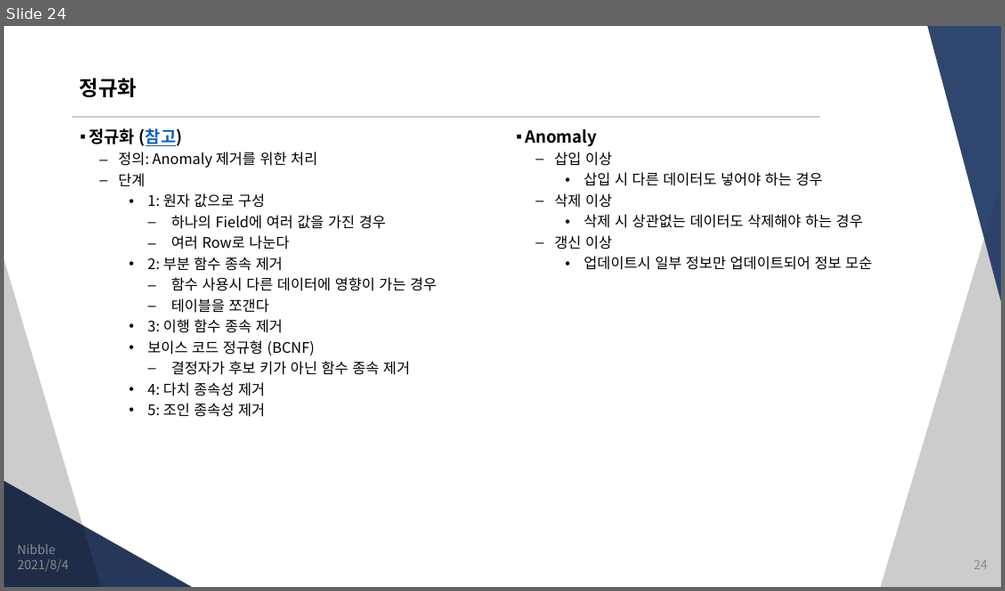
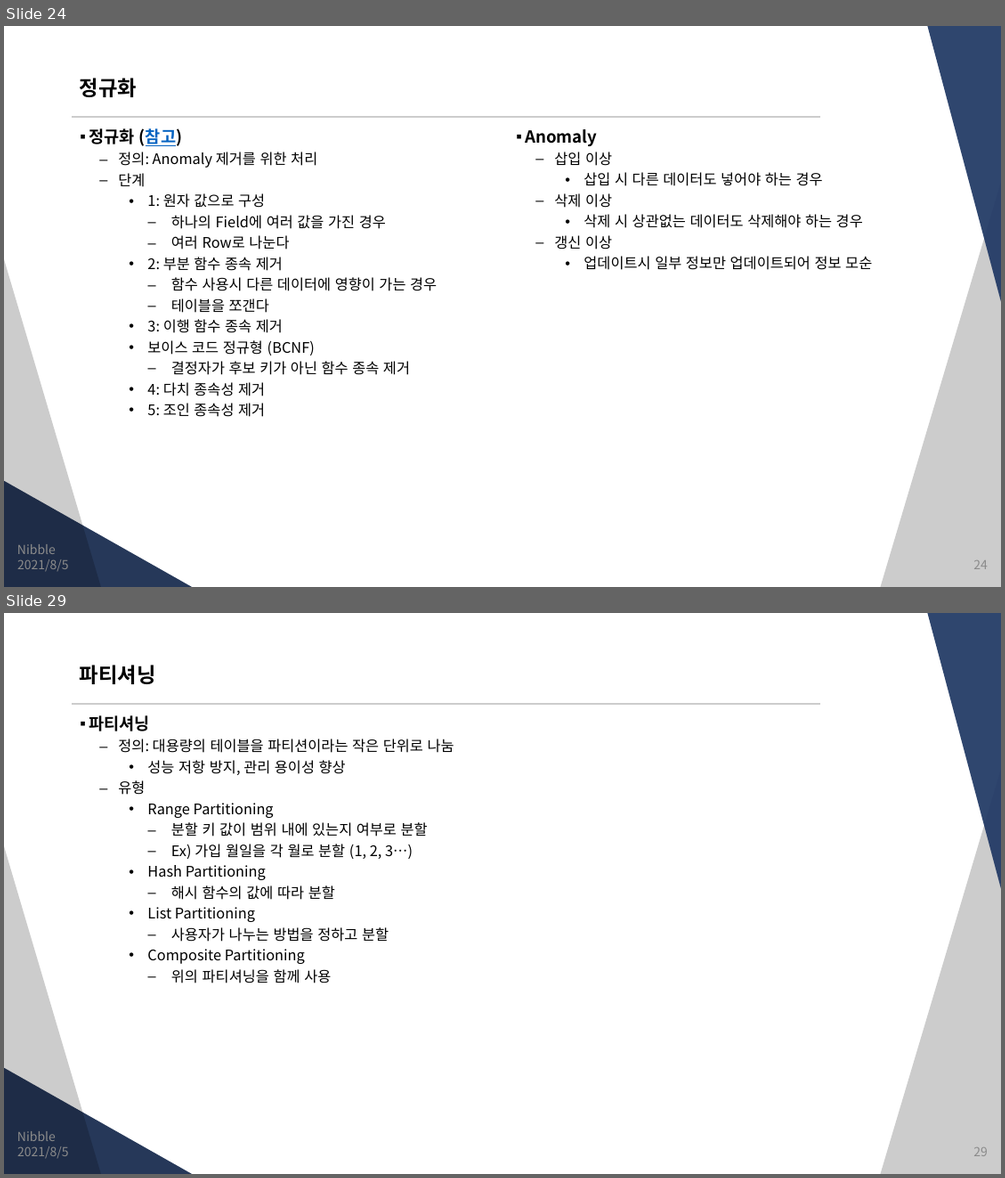
Before and after one commit to JungSangHyeon/2021-TIL, a slide deck: 정보처리기사/3. DB 구축.pptx. Shown one above the other, each under a label of ours: slide 24 before the commit, slides 24 and 29 after it; the slides between them are not shown. The pictures are 1005x591 and 1005x1178 pixels, drawn with LibreOffice and Linux fonts; fonts in the diff are those of the drawing. Boxes give left, top, right and bottom in pixels: in the first picture for what was removed or moved away, otherwise in the second. Text is boxed around its words. In the diff, an @@ line names an element or a change of style, - is before the commit and + after.

```diff
--- a/정보처리기사/3. DB 구축.pptx
+++ b/정보처리기사/3. DB 구축.pptx
@@ slide 29 added at (4, 613, 1001, 1174), background #FFFFFF; not listed: 5 template elements that a slide beside it also shows @@
@@ title added at (80, 665, 156, 684), 20 pt, text #000000, bold @@
+파티셔닝
@@ text added at (89, 715, 454, 983), 14 pt, text #000000 @@
+▪ 파티셔닝
+  – 정의: 대용량의 테이블을 파티션이라는 작은 단위로 나눔
+    • 성능 저항 방지, 관리 용이성 향상
+  – 유형
+    • Range Partitioning
+      – 분할 키 값이 범위 내에 있는지 여부로 분할
+      – Ex) 가입 월일을 각 월로 분할 (1, 2, 3…)
+    • Hash Partitioning
+      – 해시 함수의 값에 따라 분할
+    • List Partitioning
+      – 사용자가 나누는 방법을 정하고 분할
+    • Composite Partitioning
+      – 위의 파티셔닝을 함께 사용
@@ text added at (17, 1131, 56, 1141), 12 pt, text #8C8C8C @@
+Nibble
@@ text added at (17, 1146, 69, 1159), 12 pt, text #8C8C8C @@
+2021/8/5
@@ page number added at (973, 1147, 987, 1156), 12 pt, text #8C8C8C @@
+29
@@ slide 24 changed as well @@
@@ text at (17, 559, 69, 572): text changed @@
-2021/8/4
+2021/8/5
```
Also in this commit, not shown: 22 other slides changed, 13 other slides added.
